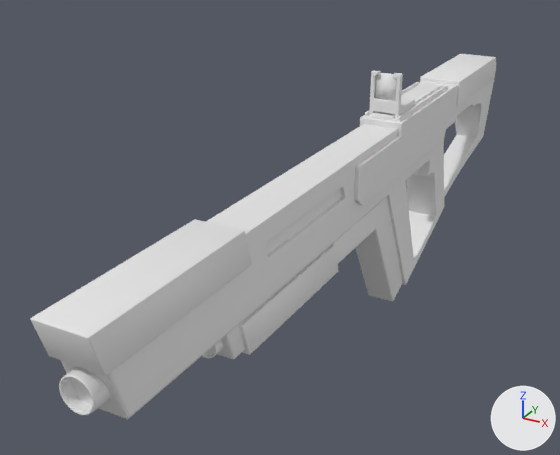
The FBX model CoutoRobo_Unreal/Content/COUTOROBO/Robot_Blocking/Fusil.fbx: old version first, new version second.
Both versions are drawn from a 50 mm lens placed at (0.72, -1.72, 1.12), pointed at (-0.18, -0.08, 0.3). The axes (+X, +Y, +Z) are drawn at lower right. The lights are the same throughout. Where no turn or scale is listed for an object, it has been applied to the vertices.
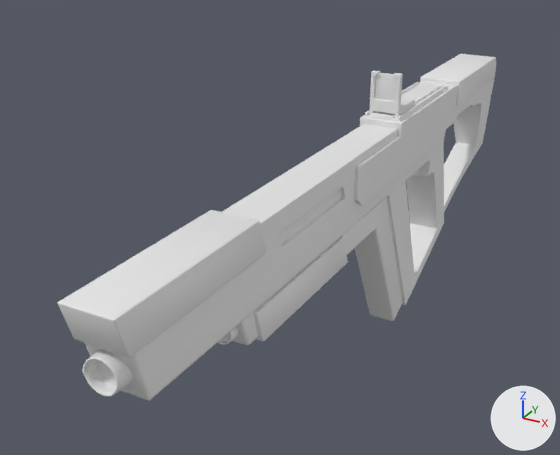
The newer file is also rescaled (x0.689), turned or shifted as a whole; pictures and numbers use the older file's frame.

What changed in the scene script:
```text
Change me_mesh:
    used by ob_cube_002; location = (0.0, -0.097, 0.284)
    remove me_mesh.from_pydata(...)  # 3144 vertices, 3144 faces; spans x -0.05..0.05, y -0.94..0.94, z -0.26..0.26
    add me_mesh.from_pydata(...)  # 3144 vertices, 3144 faces; spans x -0.05..0.05, y -0.89..0.94, z -0.34..0.26
    me_mesh part 1: 623 of the vertices in x -0.05..0.05, y -0.94..-0.43, z 0.09..0.26 are moved by (0.0, 0.05, 0.0)
    me_mesh part 2: 524 of 3144 vertices moved; they spanned x -0.05..0.05, y 0.22..0.72, z -0.26..0.04 and now span x -0.05..0.05, y 0.22..0.73, z -0.34..0.03; mean shift (0.0, 0.01, -0.05); largest move (0.0, 0.38, -0.26) -> (0.0, 0.39, -0.34)
Change me_cube_004:
    used by ob_cube; location = (0.0, -0.206, 0.193)
    remove me_cube_004.from_pydata(...)  # 160 vertices, 164 faces; spans x -0.04..0.04, y -0.496..0.496, z -0.194..0.195
    add me_cube_004.from_pydata(...)  # 160 vertices, 164 faces; spans x -0.04..0.04, y -0.442..0.508, z -0.271..0.195
    me_cube_004 part 4: 158 of 160 vertices moved; they spanned x -0.04..0.04, y -0.496..0.496, z -0.194..0.195 and now span x -0.04..0.04, y -0.442..0.508, z -0.271..0.195; mean shift (0.0, 0.021, -0.023); largest move (-0.035, 0.411, -0.194) -> (-0.033, 0.432, -0.27)
Change me_mesh_003:
    used by ob_cylinder_001; location = (0.0, -1.001, 0.437)
    remove me_mesh_003.from_pydata(...)  # 1618 vertices, 1616 faces; spans x -0.0345..0.0345, y -0.0382..0.0382, z -0.0345..0.0345
    add me_mesh_003.from_pydata(...)  # 2002 vertices, 2000 faces; spans x -0.0375..0.0345, y 0.015..0.0914, z -0.0345..0.0345
    me_mesh_003 part 6: 1618 vertices removed from x -0.0345..0.0345, y -0.0382..0.0382, z -0.0345..0.0345; 2002 vertices added at x -0.0375..0.0345, y 0.015..0.0914, z -0.0345..0.0345
Change me_mesh_001:
    used by ob_cube_008; location = (0.0, 0.475, 0.36)
    remove me_mesh_001.from_pydata(...)  # 2533 vertices, 2516 faces; spans x -0.058..0.058, y -0.62..0.62, z -0.204..0.204
    add me_mesh_001.from_pydata(...)  # 2533 vertices, 2516 faces; spans x -0.058..0.058, y -0.62..0.62, z -0.267..0.204
    me_mesh_001 part 3: 680 of 2533 vertices moved; they spanned x -0.053..0.053, y 0.12..0.62, z -0.204..0.069 and now span x -0.053..0.053, y 0.133..0.62, z -0.267..0.065; mean shift (0.0, 0.001, -0.032); largest move (-0.034, 0.12, -0.179) -> (-0.034, 0.133, -0.243)
Change me_cube_015:
    where me_cube_015.from_pydata(...)  # 56 vertices, 54 faces; spans x -0.054..0.054, y -0.217..0.217, z -0.039..0.039
    used by ob_cube_011; location = (0.0, -0.839, 0.523)
    me_cube_015 part 7: the whole mesh is scaled about its middle by (0.99, 0.997, 0.987), then moved by (0.0, 0.053, 0.0)
Change me_cube_011:
    where me_cube_011.from_pydata(...)  # 56 vertices, 54 faces; spans x -0.048..0.048, y -0.218..0.218, z -0.04..0.04
    used by ob_cube_001; location = (0.0, -0.435, 0.327)
    me_cube_011 part 5: the whole mesh is scaled about its middle by (0.989, 0.997, 0.987), then moved by (0.0, 0.053, 0.0)
```

Changed parts and their boxes [x1, y1, x2, y2] in the pictures (560 x 455 px; the box of a moved part takes in the faces that stretch with it):
'Cube.002', reshaped (6% shorter): before [61, 108, 467, 420]; after [85, 108, 467, 401]
'Cube.011', mesh rescaled (6% shorter): before [30, 219, 252, 376]; after [57, 210, 266, 357]
'Cube.008', reshaped: before [354, 79, 494, 205]; after [354, 79, 494, 212]
'Cube', reshaped (8% narrower, 9% shorter): before [218, 197, 403, 359]; after [232, 197, 403, 345]
'Cube.001', mesh rescaled: before [239, 244, 339, 355]; after [253, 236, 348, 342]
'Cylinder.001', reshaped: before [59, 367, 110, 415]; after [82, 350, 133, 397]
part 1 of me_mesh, moved or reshaped: before [61, 217, 275, 420]; after [85, 208, 287, 401]
part 2 of me_mesh, moved or reshaped: before [387, 165, 445, 285]; after [387, 165, 444, 305]
part 3 of me_mesh_001, moved or reshaped: before [444, 82, 494, 198]; after [444, 85, 493, 212]
